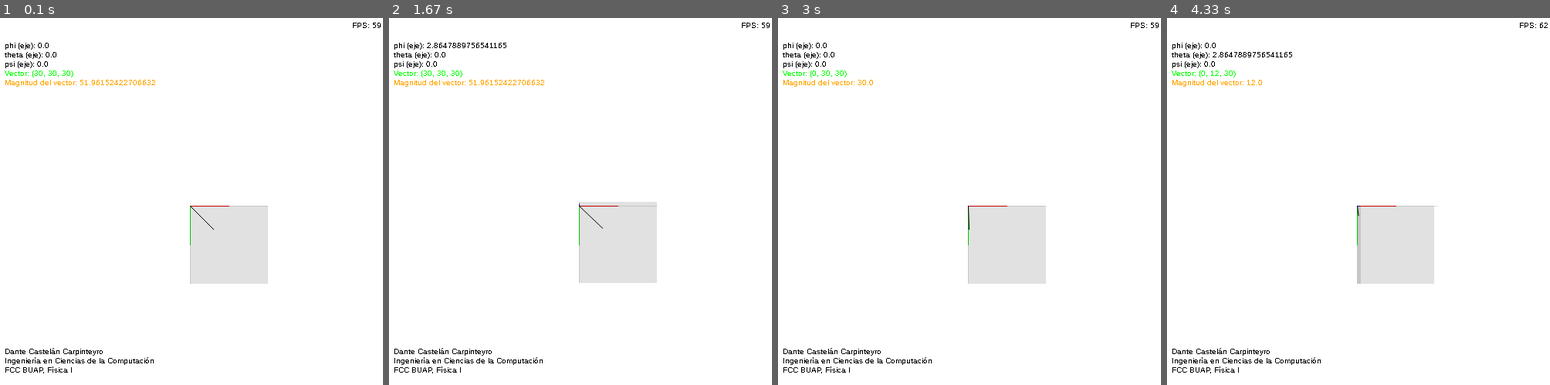
Above: before the commit, frames 1-4 (left to right).
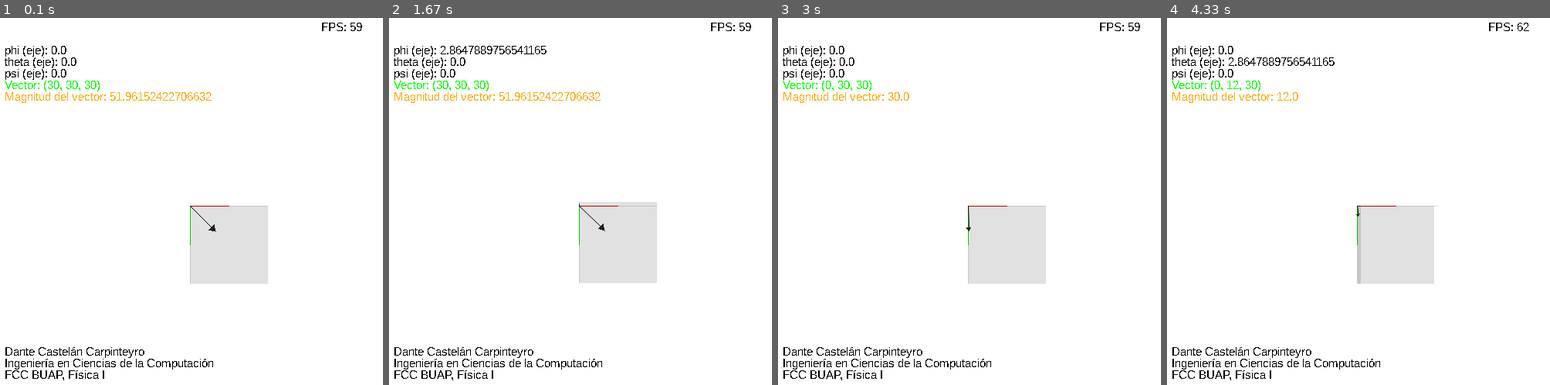
Above: after the commit, the same moments.

Repository: dantecc10/physics-coding
Game: pygame game, started from 3d-rotation-sample-adding-vector.py
Same seed, same stepped clock (60 frames per second), same inputs: the game is played once before the commit and once after it.
Inputs:
- Up to frame 1 (0.1 s): no input
- Up to frame 2 (1.67 s): tap D at 0.33 s
- Up to frame 3 (3 s): tap A at 1.67 s; hold Left from 2.5 s (still down)
- Up to frame 4 (4.33 s): release Left at 3.03 s; hold Down 3.07-3.37 s; hold Left 3.4-3.8 s; tap W at 4.23 s

The runs differ from the first frame. In frame 1, 2.3% of the frame differs, in the area x 1-100%, y 1-99%; in frame 2, 2.5%; in frame 3, 2.0%; in frame 4, 2.2%.

Commit message:
that's all for this sprint

Diff:
--- a/3d-rotation-sample-adding-vector.py
+++ b/3d-rotation-sample-adding-vector.py
@@ -8,7 +8,7 @@
 pygame.init()
 screen = pygame.display.set_mode((500, 500))
 pygame.font.init()
-my_font = pygame.font.SysFont('Arial', 10)
+my_font = pygame.font.SysFont('Arial', 15, False)
 clock = pygame.time.Clock()
 running = True
 dt = 1
@@ -181,20 +181,38 @@
     txt7 = my_font.render('FPS: ' + str(round(1 / dt)), False, (0, 0, 0))
     txt8 = my_font.render('FCC BUAP, Física I', False, (0, 0, 0))
     txt9 = my_font.render('Vector: (' + str(vector[0]) + ', ' + str(vector[1]) + ', ' + str(vector[2]) + ')', False, ('green'))
-    txt10 = my_font.render('Magnitud del vector: ' + str(np.sqrt(np.power(vector[0], 2) + np.power(vector[1], 2) + np.power(vector[0], 2))), False, ('orange'))
+    r = (np.sqrt(np.power(vector[0], 2) + np.power(vector[1], 2) + np.power(vector[0], 2)))
+    txt10 = my_font.render('Magnitud del vector: ' + str(r), False, ('orange'))
+
+    # Dibujar la flecha del vector
+    arrow_theta = np.arctan2(py_vector-250,px_vector-250)
+    if r < 30:
+        df = r / 6
+    else:
+        df = r / 10
+
+    triangle_points = [
+        (df * np.cos(arrow_theta) + px_vector, df * np.sin(arrow_theta) + py_vector),
+        (df * np.cos( arrow_theta + (120 * (np.pi / 180))) + px_vector,
+        df * np.sin(arrow_theta + (120 * (np.pi / 180))) + py_vector),
+        (df * np.cos(arrow_theta + (240 * (np.pi / 180))) + px_vector,
+        df * np.sin(arrow_theta + (240 * (np.pi / 180))) + py_vector),
+    ]
+    pygame.draw.polygon(screen, (30, 30, 30), triangle_points)
+
     txt11 = my_font.render('Dante Castelán Carpinteyro', False, (0, 0, 0))
     txt12 = my_font.render('Ingeniería en Ciencias de la Computación', False, (0, 0, 0))
 
-    screen.blit(txt1, (10, 24))
-    screen.blit(txt4, (10, 36))
-    screen.blit(txt5, (10, 48))
-    screen.blit(txt6, (10, 60))
-    screen.blit(txt7, (460, 10))
-    screen.blit(txt8, (10, 456))
-    screen.blit(txt11, (10, 432))
-    screen.blit(txt12, (10, 444))
-    screen.blit(txt9, (10, 72))
-    screen.blit(txt10, (10, 84))
+    screen.blit(txt1, (10, 25))
+    screen.blit(txt4, (10, 40))
+    screen.blit(txt5, (10, 55))
+    screen.blit(txt6, (10, 70))
+    screen.blit(txt7, (420, 10))
+    screen.blit(txt8, (10, 460))
+    screen.blit(txt11, (10, 430))
+    screen.blit(txt12, (10, 445))
+    screen.blit(txt9, (10, 85))
+    screen.blit(txt10, (10, 100))
 
     pygame.display.flip()
 
